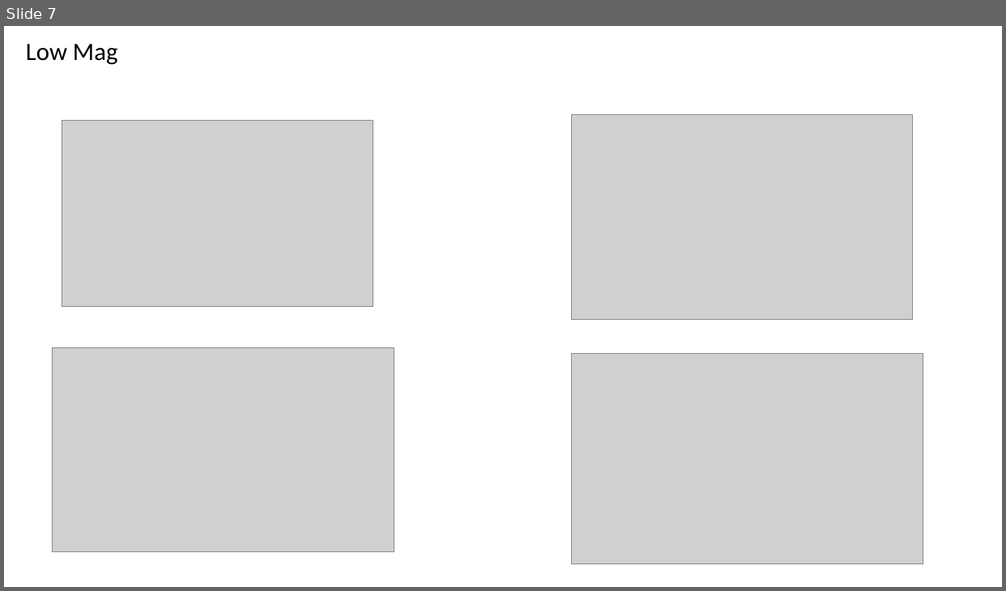
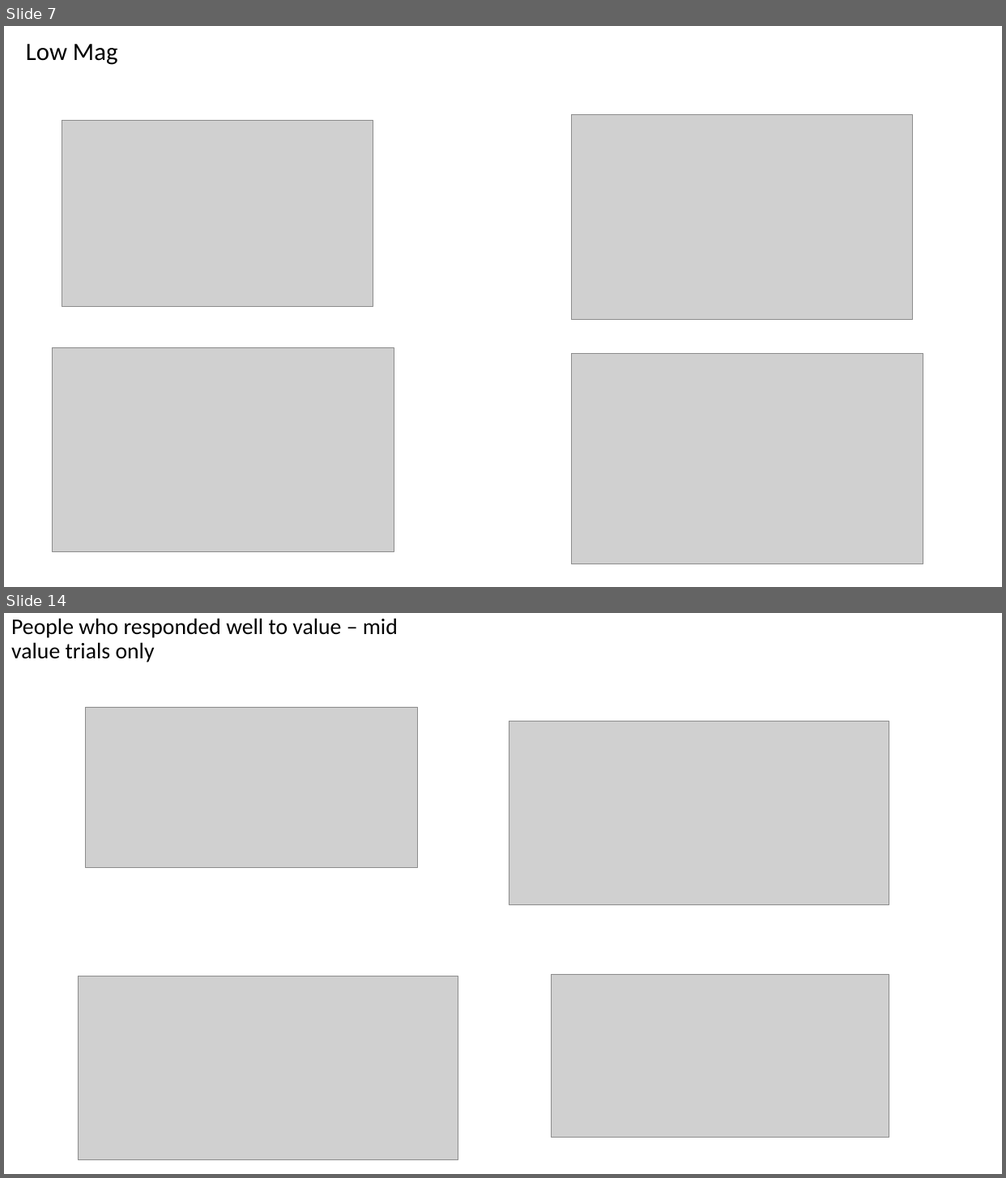
Before and after one commit to gpagnier/rampAnalysis, a slide deck: RampResponseMappingNew2.1.pptx. Shown one above the other, each under a label of ours: slide 7 before the commit, slides 7 and 14 after it; the slides between them are not shown. The pictures are 1006x591 and 1006x1178 pixels, drawn with LibreOffice and Linux fonts; fonts in the diff are those of the drawing; grey boxes stand for pictures. Boxes give left, top, right and bottom in pixels: in the first picture for what was removed or moved away, otherwise in the second. Text is boxed around its words. In the diff, an @@ line names an element or a change of style, - is before the commit and + after.

```diff
--- a/RampResponseMappingNew2.1.pptx
+++ b/RampResponseMappingNew2.1.pptx
@@ slide 14 added at [4, 613, 1002, 1174], background #FFFFFF @@
@@ title added at [11, 618, 398, 662], 21.6 pt, text #000000 @@
+People who responded well to value – mid value trials only
@@ picture added at [86, 707, 418, 867] @@
@@ picture added at [509, 722, 889, 905] @@
@@ picture added at [78, 977, 458, 1161] @@
@@ picture added at [552, 974, 889, 1138] @@
```
Also in this commit, not shown: 7 slides changed, 8 other slides added, 4 slides removed, 3 other files.
